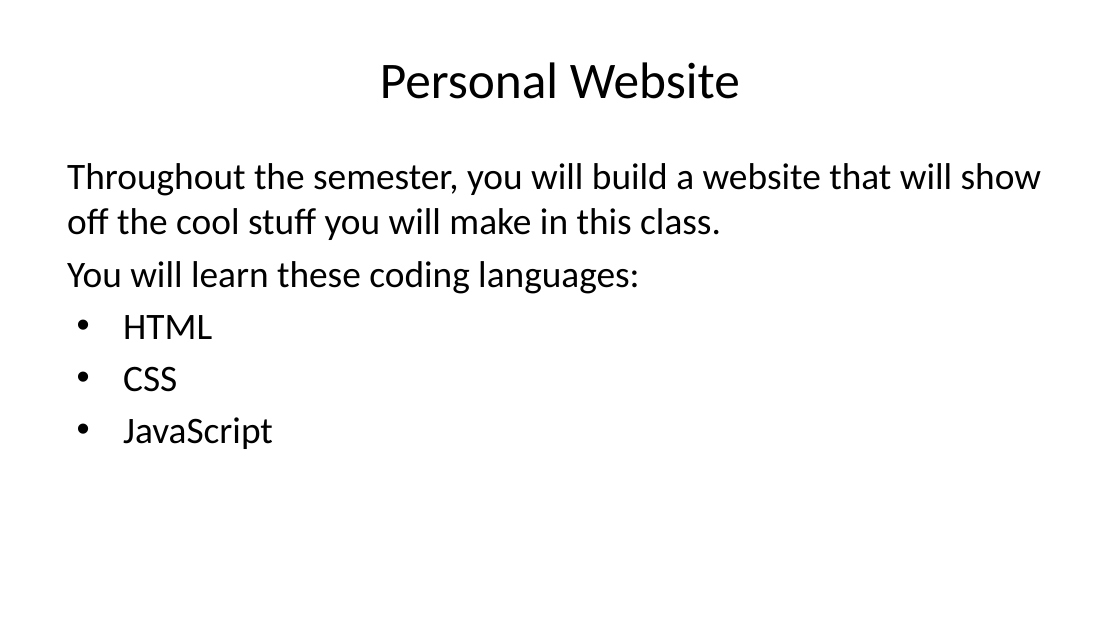
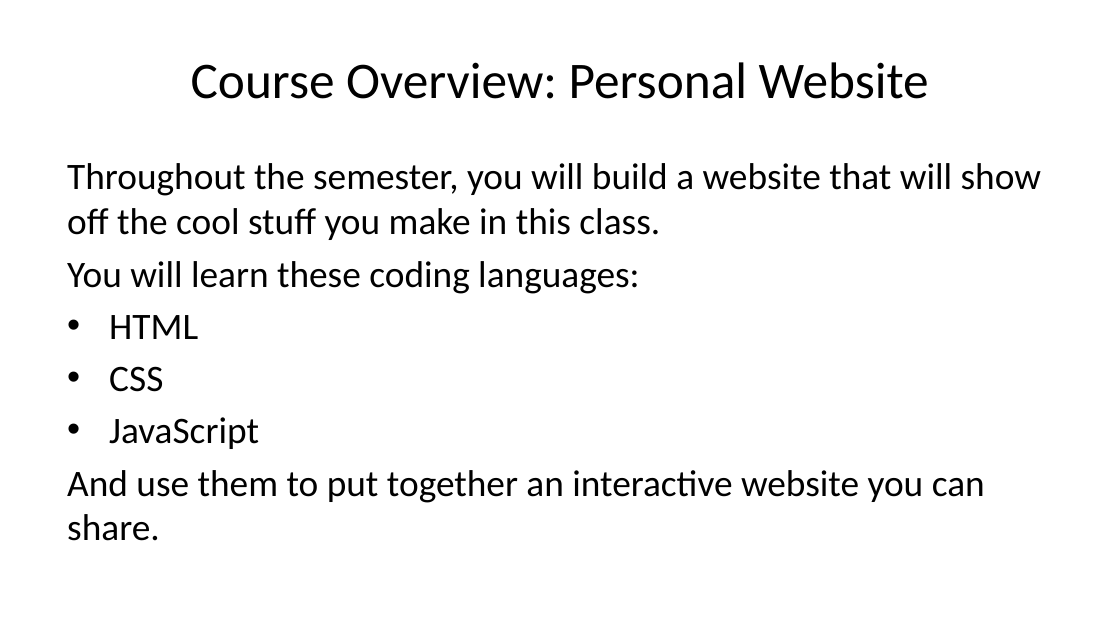
Before and after one commit to eking-stead/school, a slide deck: slide 6 of CS/slides.pptx (slide 2 before the commit). Drawn at 1120x630 pixels with LibreOffice and Linux fonts; fonts in the diff are those of the drawing. Boxes give left, top, right and bottom in pixels: in the first picture for what was removed or moved away, otherwise in the second. Text is boxed around its words. In the diff, an @@ line names an element or a change of style, - is before the commit and + after.

```diff
--- a/CS/slides.pptx
+++ b/CS/slides.pptx
@@ title at [191,62,929,99]: text changed @@
-Personal Website
+Course Overview: Personal Website
@@ text at [67,163,1041,240]: text changed @@
-Throughout the semester, you will build a website that will show off the cool stuff you will make in this class.
+Throughout the semester, you will build a website that will show off the cool stuff you make in this class.
@@ text at [67,261,639,449]: indent changed @@
@@ text at [67,470,985,541]: paragraph added @@
+And use them to put together an interactive website you can share.
```
Also in this commit, not shown: 2 other slides changed, 5 slides added, 1 slide removed, 3 other files.
